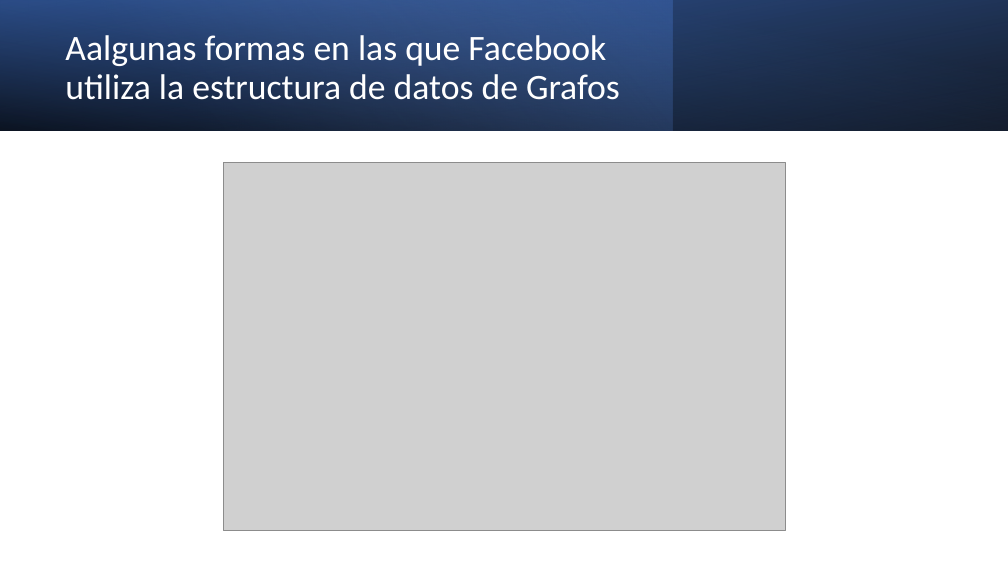
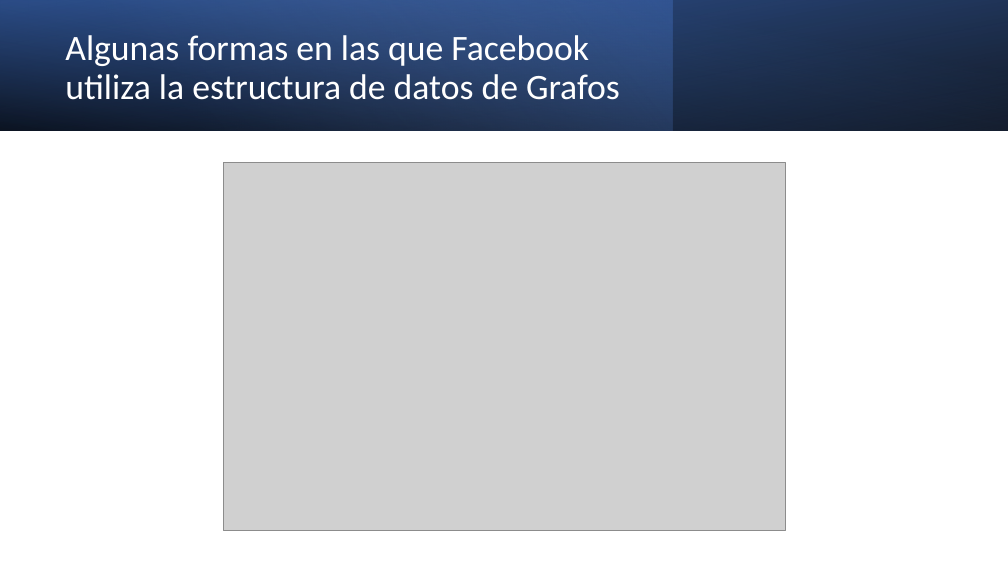
Before and after one commit to Erickhu-11/Proyecto2, a slide deck: slide 3 of Facebook.pptx. Drawn at 1008x567 pixels with LibreOffice and Linux fonts; fonts in the diff are those of the drawing; grey boxes stand for pictures. Boxes give left, top, right and bottom in pixels: in the first picture for what was removed or moved away, otherwise in the second. Text is boxed around its words. In the diff, an @@ line names an element or a change of style, - is before the commit and + after.

```diff
--- a/Facebook.pptx
+++ b/Facebook.pptx
@@ title at [65,35,620,100]: text changed @@
-Aalgunas formas en las que Facebook utiliza la estructura de datos de Grafos
+Algunas formas en las que Facebook utiliza la estructura de datos de Grafos
```
Also in this commit, not shown: 1 other slide changed, 1 slide added.
